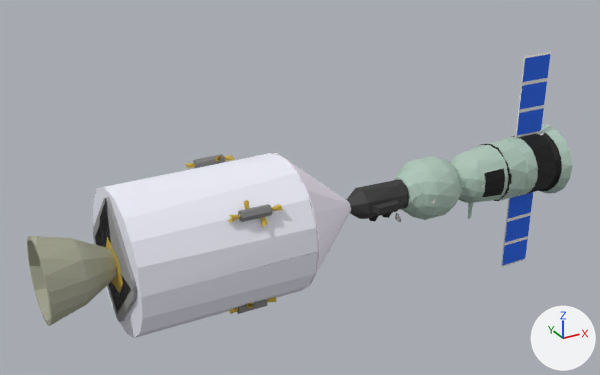
Renders of the OBJ model models/soyuz.obj from each side of a commit.
Rendered twice from a camera (50 mm lens) standing at (-1.71, -2.42, 1.34) and looking at (-0.33, 0.09, 0.09). The lights are fixed; the arrows at lower right show +X, +Y and +Z. Where no turn or scale is listed for an object, it has been applied to the vertices. Vertices at the same position are counted once.

The first picture shows 'polySurfac'.
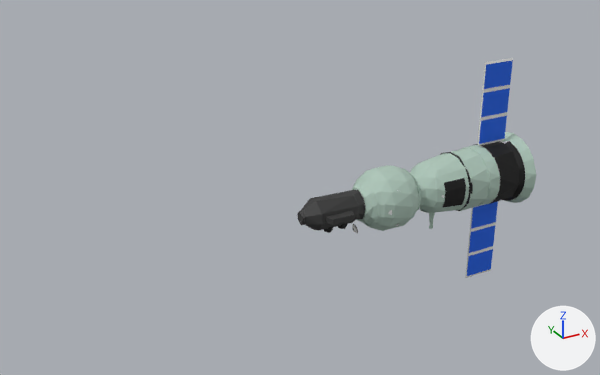
Changed parts and their boxes (x1, y1, x2, y2) in the pictures (600 x 375 px; the box of a moved part takes in the faces that stretch with it):
'polySurfac', reshaped (56% narrower, 23% shorter): before (27, 52, 573, 338); after (297, 58, 536, 278)
part 1 of me_polysurfac, moved or reshaped: before (346, 180, 409, 219); after (297, 190, 365, 230)
part 2 of me_polysurfac, moved or reshaped: before (372, 200, 399, 214); after (326, 211, 354, 225)
part 3 of me_polysurfac, moved or reshaped: before (369, 216, 378, 221); after (324, 227, 333, 233)
part 4 of me_polysurfac, moved or reshaped: before (382, 212, 392, 218); after (338, 223, 348, 229)
part 5 of me_polysurfac, moved or reshaped: before (395, 213, 401, 222); after (352, 224, 358, 233)
part 6 of me_polysurfac, added: after (352, 165, 420, 231)
part 7 of me_polysurfac, moved or reshaped: before (397, 168, 423, 215); after (354, 178, 380, 226)
part 8 of me_polysurfac, moved or reshaped: before (444, 144, 512, 203); after (404, 153, 473, 213)
part 9 of me_polysurfac, moved or reshaped: before (482, 168, 505, 197); after (442, 178, 466, 208)
part 10 of me_polysurfac, added: after (429, 213, 435, 229)
part 11 of me_polysurfac, moved or reshaped: before (497, 133, 562, 196); after (460, 141, 525, 206)
part 12 of me_polysurfac, rebuilt: before (485, 140, 528, 201); after (501, 132, 536, 203)
part 13 of me_polysurfac, deleted: before (27, 52, 573, 338)
part 14 of me_polysurfac, built on: before (395, 156, 473, 220); after (441, 58, 513, 278)

Patch to the scene script:
```diff
--- a/models/soyuz.obj.py
+++ b/models/soyuz.obj.py
@@ me_polysurfac @@
 # used by ob_polysurfac; location = (0.0, 0.0, 0.0)
-me_polysurfac.from_pydata(...)  # 1633 vertices, 2717 faces, 13 loose edges; spans x -1.32..0.84, y -0.25..0.26, z -0.48..0.49
+me_polysurfac.from_pydata(...)  # 983 vertices, 1505 faces, 13 loose edges; spans x -0.37..0.64, y -0.15..0.16, z -0.48..0.49
+# me_polysurfac part 1: the loose piece of 52 vertices spanning x -0.17..0.08, y -0.06..0.07, z -0.06..0.07 is moved by (-0.2, 0.0, 0.0)
+# me_polysurfac part 2: the loose piece of 8 vertices spanning x -0.1..0.02, y -0.09..-0.05, z -0.01..0.02 is moved by (-0.2, 0.0, 0.0)
+# me_polysurfac part 3: the loose piece of 17 vertices spanning x -0.09..-0.04, y -0.04..0.0, z -0.07..-0.03 is moved by (-0.2, 0.0, 0.0)
+# me_polysurfac part 4: the loose piece of 14 vertices spanning x -0.03..0.02, y -0.04..0.0, z -0.07..-0.03 is moved by (-0.2, 0.0, 0.0)
+# me_polysurfac part 5: the loose piece of 36 vertices spanning x 0.06..0.08, y -0.02..0.02, z -0.11..-0.07 is moved by (-0.2, 0.0, 0.0)
+# me_polysurfac part 6: the loose piece of 80 vertices spanning x 0.08..0.34, y -0.12..0.13, z -0.12..0.13 is copied, and the copy is moved by (-0.2, 0.0, 0.0); it spans x -0.12..0.14, y -0.12..0.13, z -0.12..0.13
+# me_polysurfac part 7: the loose piece of 35 vertices spanning x 0.11..0.12, y -0.09..0.1, z -0.09..0.1 is moved by (-0.2, 0.0, 0.0)
+# me_polysurfac part 8: the loose piece of 137 vertices spanning x 0.3..0.57, y -0.11..0.13, z -0.12..0.13 is moved by (-0.2, 0.0, 0.0)
+# me_polysurfac part 9: the loose piece of 8 vertices spanning x 0.42..0.51, y -0.11..-0.09, z -0.05..0.06 is moved by (-0.2, 0.0, 0.0)
+# me_polysurfac part 10: the loose piece of 16 vertices spanning x 0.43..0.45, y -0.01..0.01, z -0.18..-0.09 is copied, and the copy is moved by (-0.2, 0.0, 0.0); it spans x 0.23..0.25, y -0.01..0.01, z -0.18..-0.09
+# me_polysurfac part 11: the loose piece of 119 vertices spanning x 0.6..0.8, y -0.13..0.14, z -0.13..0.14 is moved by (-0.2, 0.0, 0.0)
+# me_polysurfac part 12: the loose piece of 39 vertices spanning x 0.53..0.63, y -0.12..0.13, z -0.12..0.13 is rebuilt with 67 vertices and now spans x 0.55..0.64, y -0.15..0.16, z -0.15..0.16
+# me_polysurfac part 13: 37 loose pieces with 883 vertices, spanning x -1.32..0.84, y -0.25..0.26, z -0.48..0.49, are deleted
+# me_polysurfac part 14: 1 vertex moved within x 0.45, y 0.0, z -0.13; 101 vertices removed from x 0.08..0.79, y -0.12..0.13, z -0.18..0.48; 210 vertices added at x 0.32..0.63, y -0.12..0.13, z -0.48..0.49
 me_polysurfac.materials.append(mat_lambert2sg)
@@ me_polysurfac @@
 me_polysurfac.materials.append(mat_blinn5sg)
-me_polysurfac.materials.append(mat_blinn11sg)  # white #f3f3ff
-me_polysurfac.materials.append(mat_blinn14sg)  # white #f8f1ff
-me_polysurfac.materials.append(mat_blinn4sg)  # grey #9a9a9a
-me_polysurfac.materials.append(mat_blinn13sg)  # grey #a8a994
-me_polysurfac.materials.append(mat_apollohorns_blin)  # yellow #ceae3d
-me_polysurfac.materials.append(mat_apollohorns_bli1)  # grey #7f7f7f
```
